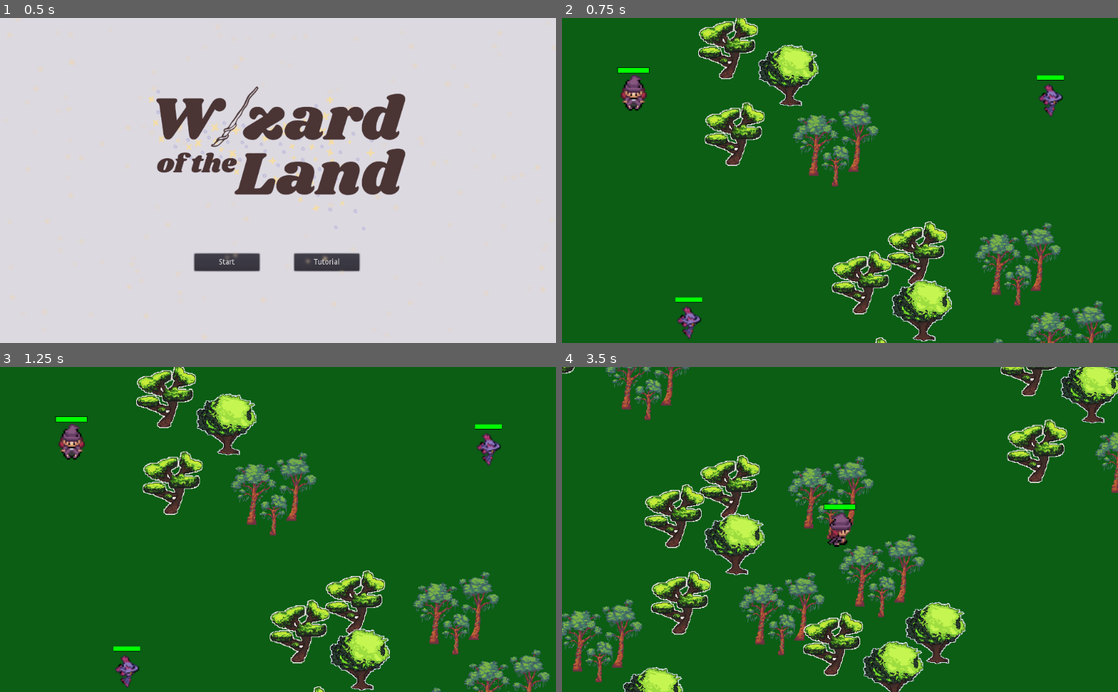
Above: before the commit, frames 1-4 (two rows, left to right).
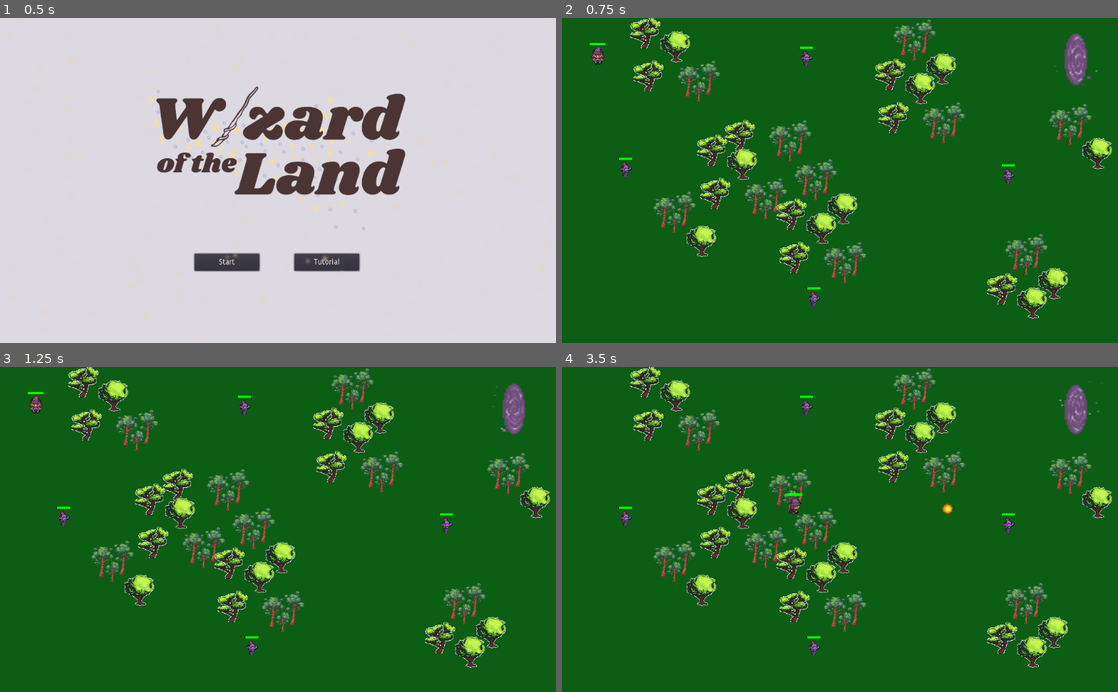
Above: after the commit, the same moments.

Repository: ann-rod/wizard_of_the_land
Game: Godot game, scene res://key_scenes/title_screen/TitleScreen.tscn
Same seed, same stepped clock (60 frames per second), same inputs: the game is played once before the commit and once after it.
Inputs (mouse positions are in pixels of both pictures, inside the frame that each line leads up to):
- Up to frame 1 (0.5 s): no input
- Up to frame 2 (0.75 s): click "Start" at 0.5 s
- Up to frame 3 (1.25 s): no input
- Up to frame 4 (3.5 s): move the mouse to (962, 513) at 1.27 s; hold Right (move_right) 1.28-2.03 s; click (962, 513) at 1.35 s; move the mouse to (728, 545) at 2.02 s; hold Down (move_down) 2.03-2.78 s; click (728, 545) at 2.1 s; move the mouse to (895, 458) at 2.77 s; hold Right (move_right) from 2.78 s (still down); click (895, 458) at 2.85 s

Frame 1 is identical in both runs. In frame 2, 22% of the frame differs, in the area x 5-99%, y 0-100%; in frame 3, 22%; in frame 4, 28%, in the area x 0-100%, y 0-100%.

Commit message:
enemies shoot back

Diff:
--- a/environments/level1/level1.gd
+++ b/environments/level1/level1.gd
@@ -9,7 +9,6 @@
 func _ready():
 	player.connect("player_cast_spell", spell_manager, "handle_spell_spawned")
 
-
 func game_over():
 	print("game over!")
 	player.hide() # hide player
--- a/environments/level1/level1.tscn
+++ b/environments/level1/level1.tscn
@@ -46,7 +46,6 @@
 [node name="Camera2D" type="Camera2D" parent="."]
 position = Vector2( 66, 69 )
 scale = Vector2( 0.75, 0.75 )
-current = true
 zoom = Vector2( 0.5, 0.5 )
 limit_left = 0
 limit_top = 0
@@ -54,3 +53,7 @@
 limit_bottom = 602
 
 [connection signal="player_cast_spell" from="Player" to="SpellManager" method="_on_Player_player_cast_spell"]
+[connection signal="mob_cast_spell" from="Mob" to="SpellManager" method="_on_Mob_mob_cast_spell"]
+[connection signal="mob_cast_spell" from="Mob2" to="SpellManager" method="_on_Mob_mob_cast_spell"]
+[connection signal="mob_cast_spell" from="Mob3" to="SpellManager" method="_on_Mob_mob_cast_spell"]
+[connection signal="mob_cast_spell" from="Mob4" to="SpellManager" method="_on_Mob_mob_cast_spell"]
